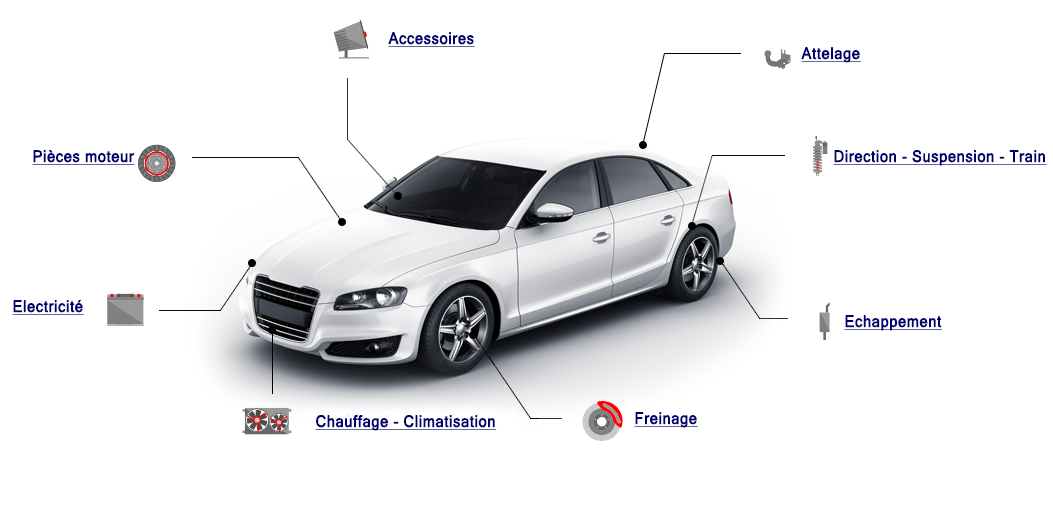
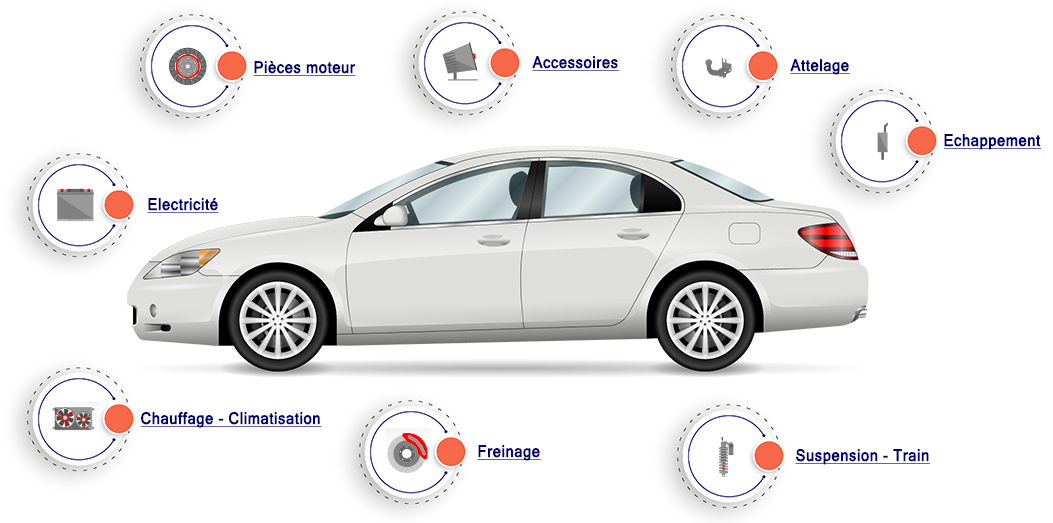
The second 1053 × 523 image is a revision of the first. Changes to its layers:
moved "Pièces moteur" (1st of 2, in "Groupe 1") into group "Groupe 1" over bbox(32, 150, 135, 165)
moved "Chauffage - Climatisation" (1st of 2, in "Groupe 1") into group "Groupe 1" over bbox(315, 415, 497, 431)
moved "Echappement" (1st of 2, in "Groupe 1") into group "Groupe 1" over bbox(844, 315, 942, 331)
moved "Direction - Suspension - Train" into group "Groupe 1" over bbox(833, 150, 1047, 166)
added layer "Calque 15" above "Calque 14" over bbox(385, 428, 431, 473)
added layer "Calque 11" above "24535 [Converti]" over bbox(437, 39, 478, 81)
added layer "24535 [Converti]" (1st of 8) above "24535 [Converti]" over bbox(388, 3, 527, 139)
added layer "24535 [Converti]" (2nd of 8) above "24535 [Converti]" over bbox(643, 6, 785, 142)
added layer "24535 [Converti]" (3rd of 8) above "24535 [Converti]" over bbox(649, 390, 786, 523)
added layer "24535 [Converti]" (4th of 8) above "24535 [Converti]" over bbox(802, 81, 944, 217)
added layer "24535 [Converti]" (5th of 8) above "24535 [Converti]" over bbox(331, 386, 473, 522)
added layer "24535 [Converti]" (6th of 8) above "Pièces moteur" over bbox(5, 359, 141, 489)
added layer "Pièces moteur" (2nd of 2) above "Electricité" over bbox(253, 61, 356, 76)
added layer "Chauffage - Climatisation" (2nd of 2) above "Freinage" over bbox(140, 412, 322, 428)
added layer "Echappement" (2nd of 2) above "Suspension - Train" over bbox(943, 134, 1041, 150)
added layer "Suspension - Train" above "Attelage" over bbox(795, 449, 930, 465)
added layer "24535 [Converti]" (7th of 8) above "24535 [Converti]" over bbox(5, 145, 141, 281)
added layer "24535 [Converti]" (8th of 8) above "76107509 [Converti]" over bbox(118, 6, 254, 136)
added layer "76107509 [Converti]" above "Calque 1" over bbox(127, 146, 873, 378)
added layer "Calque 1" above "Calque 0" over bbox(5, 3, 1047, 523)
hid "Calque 0" over bbox(5, 3, 1047, 523)
…and 14 more changes (10 added, 4 stack)
